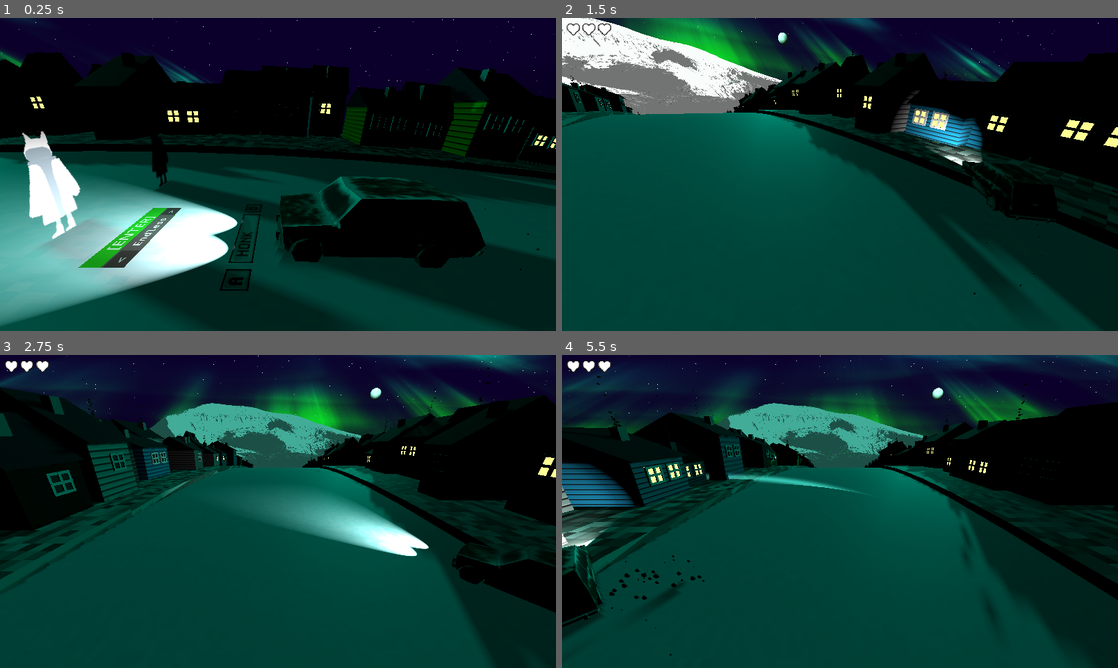
Above: before the commit, frames 1-4 (two rows, left to right).
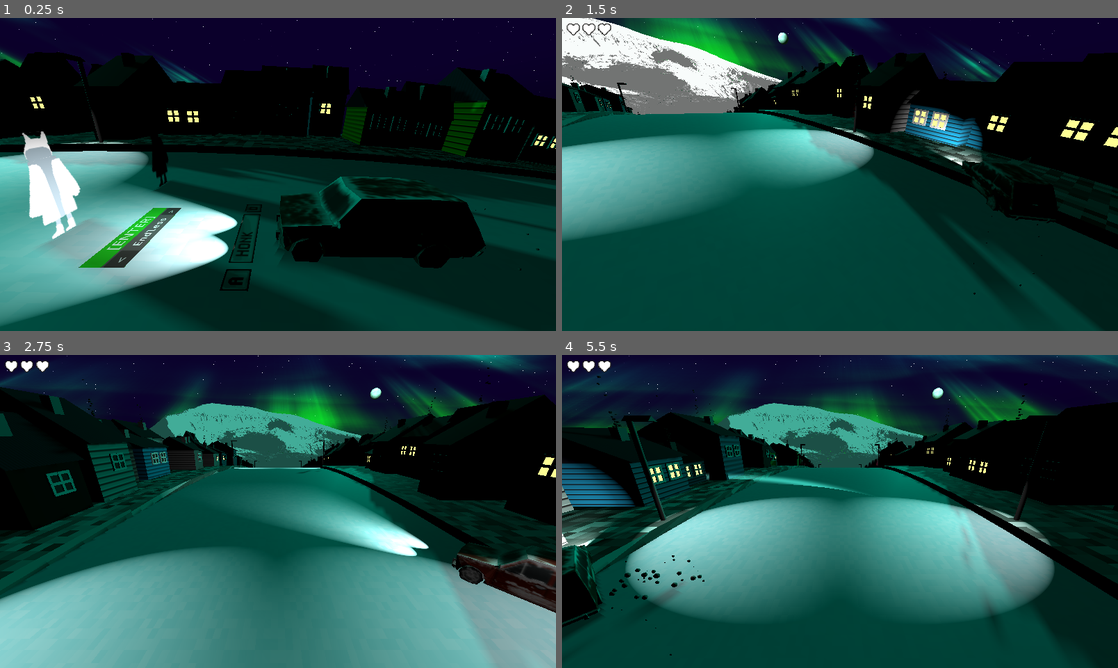
Above: after the commit, the same moments.

Repository: bjornarprytz/waves
Game: Godot game, scene res://main.tscn
The game is run twice, just before and just after one commit, with the same random seed, the same clock (stepped at 60 frames per second) and the same inputs.
Inputs (mouse positions are in pixels of both pictures, inside the frame that each line leads up to):
- Up to frame 1 (0.25 s): no input
- Up to frame 2 (1.5 s): tap Enter at 0.5 s; move the mouse to (962, 158) at 0.52 s; hold D (steer_right) 0.53-1.25 s; hold Space (honk) 0.53-1.25 s; click (962, 158) at 0.67 s; drag from (728, 190) to (812, 237) at 1.27 s
- Up to frame 3 (2.75 s): move the mouse to (333, 442) at 2.02 s; hold D (steer_right) from 2.03 s (still down); tap Keypad Enter at 2.1 s
- Up to frame 4 (5.5 s): release D (steer_right) at 2.75 s; drag from (812, 574) to (673, 464) at 2.77 s; move the mouse to (1006, 558) at 3.52 s; hold A (steer_left) 3.53-4.25 s; tap Enter at 3.6 s; drag from (673, 464) to (756, 433) at 4.27 s; move the mouse to (867, 511) at 5.02 s; hold A (steer_left) from 5.03 s (still down); hold Space (honk) from 5.03 s (still down); click (867, 511) at 5.17 s

The runs differ from the first frame. In frame 1, 3.9% of the frame differs, in the area x 0-100%, y 11-83%; in frame 2, 12%; in frame 3, 34%, in the area x 0-100%, y 27-100%; in frame 4, 23%.

Commit message:
new music, street lights

Diff:
--- a/src/car.tscn
+++ b/src/car.tscn
@@ -90,16 +90,16 @@
 
 [node name="HeadlightLeft" type="SpotLight3D" parent="."]
 transform = Transform3D(1, 0, 0, 0, 0.9990514, 0.043549627, 0, -0.043549627, 0.9990514, -0.23118055, 0.25909972, -0.9178937)
-light_energy = 7.239
+light_energy = 5.0
 spot_range = 20.0
-spot_attenuation = 2.33
+spot_attenuation = 2.0
 spot_angle = 25.0
 
 [node name="HeadlightRight" type="SpotLight3D" parent="."]
 transform = Transform3D(1, 0, 0, 0, 0.9990514, 0.043549627, 0, -0.043549627, 0.9990514, 0.20929575, 0.25909972, -0.9178937)
-light_energy = 7.239
+light_energy = 5.0
 spot_range = 20.0
-spot_attenuation = 2.33
+spot_attenuation = 2.0
 spot_angle = 25.0
 
 [node name="HitBox" type="Area3D" parent="."]
--- a/src/ground.gd
+++ b/src/ground.gd
@@ -13,6 +13,7 @@
 var building_spawner = preload("res://building.tscn")
 var tourist_spawner = preload("res://tourist.tscn")
 var taco_store_spawner = preload("res://taco_store.tscn")
+var street_light_spawner = preload("res://street_light.tscn")
 
 var left_building_range = Vector2(-6, -8)
 var right_building_range = Vector2(6, 8)
@@ -164,3 +165,20 @@
 			bldg_instance.basis = b
 
 			bldg_instance.add_features(is_left)
+
+			if (d % 10 == 0):
+				var street_light_instance = street_light_spawner.instantiate() as StreetLight
+				add_child(street_light_instance)
+
+				# Place on sidewalk instead of inside buildings
+				var sidewalk_y = sidewalk_offset if not is_left else -sidewalk_offset
+				street_light_instance.position = Vector3(x, sidewalk_y, z)
+
+				var inward_rotation = PI / 2 if not is_left else -PI / 2
+
+				# Rotate 90 degrees inward from building basis
+				var rotated_basis = b.rotated(outward, inward_rotation)
+				street_light_instance.basis = rotated_basis
+
+				if (d > 170 && d < 220):
+					street_light_instance.turn_on()
--- /dev/null
+++ b/src/horizon_activator.gd
@@ -0,0 +1,6 @@
+class_name HorizonActivator
+extends Area3D
+
+func _on_area_entered(area: Area3D) -> void:
+	if area.owner is StreetLight:
+		area.owner.turn_on()
--- /dev/null
+++ b/src/horizon_activator.tscn
@@ -0,0 +1,16 @@
+[gd_scene load_steps=3 format=3 uid="uid://oawuimxc2024"]
+
+[ext_resource type="Script" uid="uid://bw3uv5bmmpkw0" path="res://horizon_activator.gd" id="1_0g1yt"]
+
+[sub_resource type="BoxShape3D" id="BoxShape3D_yaehf"]
+size = Vector3(20.881836, 8.505859, 1)
+
+[node name="HorizonActivator" type="Area3D"]
+transform = Transform3D(1, 0, 0, 0, 0.8660254, 0.5, 0, -0.5, 0.8660254, 0, 0, 0)
+script = ExtResource("1_0g1yt")
+
+[node name="Shape" type="CollisionShape3D" parent="."]
+transform = Transform3D(1, 0, 0, 0, 1, 0, 0, 0, 1, 0, -0.5001507, -0.28876114)
+shape = SubResource("BoxShape3D_yaehf")
+
+[connection signal="area_entered" from="." to="." method="_on_area_entered"]
--- a/src/main.tscn
+++ b/src/main.tscn
@@ -7,7 +7,7 @@
 [ext_resource type="PackedScene" uid="uid://oyfamr18wj3p" path="res://aurora.tscn" id="5_aurora"]
 [ext_resource type="PackedScene" uid="uid://dljkuhk64w3qg" path="res://stats_ui.tscn" id="6_efxa6"]
 [ext_resource type="PackedScene" uid="uid://7wf22o12pssd" path="res://mountain.tscn" id="7_272bh"]
-[ext_resource type="AudioStream" uid="uid://dntxq22lnlcgt" path="res://assets/sound/bossfightfeeling - 02.04.2023, 12.26.wav" id="8_5vw27"]
+[ext_resource type="AudioStream" uid="uid://bbrf2nro7rnmw" path="res://assets/sound/tourist.wave.wav" id="8_074og"]
 [ext_resource type="Shader" uid="uid://b7mfuslajspmy" path="res://moon.gdshader" id="8_kek77"]
 [ext_resource type="PackedScene" uid="uid://duqsj6w7ve83k" path="res://tourist_grinder.tscn" id="9_kek77"]
 [ext_resource type="PackedScene" uid="uid://b15ev0eotrj5" path="res://tourist_activator.tscn" id="10_4c57u"]
@@ -17,6 +17,7 @@
 [ext_resource type="Script" uid="uid://db20tkgjyebfu" path="res://tutorial_key.gd" id="14_2cqfq"]
 [ext_resource type="Texture2D" uid="uid://bxj4hhwt2blnj" path="res://assets/img/key-SPACE.png" id="14_vivmo"]
 [ext_resource type="Texture2D" uid="uid://bdherahvf8a4r" path="res://assets/img/key-D.png" id="14_w48qg"]
+[ext_resource type="PackedScene" uid="uid://oawuimxc2024" path="res://horizon_activator.tscn" id="18_074og"]
 
 [sub_resource type="ShaderMaterial" id="ShaderMaterial_sky"]
 shader = ExtResource("4_sky")
@@ -164,7 +165,7 @@
 
 [node name="Music" type="AudioStreamPlayer" parent="."]
 unique_name_in_owner = true
-stream = ExtResource("8_5vw27")
+stream = ExtResource("8_074og")
 
 [node name="Light" type="DirectionalLight3D" parent="."]
 transform = Transform3D(-0.9251237, -0.09317341, 0.36805564, -4.132022e-08, 0.9694197, 0.24540883, -0.37966594, 0.22703351, -0.89683306, 238.6495, 106.64763, -565.4971)
@@ -213,3 +214,6 @@
 mesh = SubResource("QuadMesh_vivmo")
 surface_material_override/0 = SubResource("StandardMaterial3D_vivmo")
 script = ExtResource("14_2cqfq")
+
+[node name="HorizonActivator" parent="." instance=ExtResource("18_074og")]
+transform = Transform3D(1, 0, 0, 0, 0.8660254, 0.5, 0, -0.5, 0.8660254, 0, -3.8082862, -42.69336)
--- /dev/null
+++ b/src/street_light.gd
@@ -0,0 +1,35 @@
+class_name StreetLight
+extends Node3D
+
+var active := false
+var flickering := false
+@onready var light: SpotLight3D = %Light
+
+func turn_off():
+	light.hide()
+	active = false
+
+func turn_on():
+	light.show()
+	active = true
+
+
+var proc_check := 0.0
+var proc_interval := 0.1
+
+func _process(_delta: float) -> void:
+	proc_check += _delta
+	if proc_check >= proc_interval:
+		proc_check = 0.0
+		if (active && not flickering && randf() < 0.01):
+			flicker()
+
+func flicker():
+	flickering = true
+	var flicker_tween = create_tween().set_ease(Tween.EASE_IN_OUT)
+	flicker_tween.tween_property(light, "light_energy", 0.0, 0.1)
+	flicker_tween.tween_property(light, "light_energy", 1.0, 0.1)
+	flicker_tween.set_loops(randi() % 5 + 2)
+
+	await flicker_tween.finished
+	flickering = false
--- /dev/null
+++ b/src/street_light.tscn
@@ -0,0 +1,38 @@
+[gd_scene load_steps=5 format=3 uid="uid://c01jxtvblom5s"]
+
+[ext_resource type="Script" uid="uid://bc1e1gpxc7r0p" path="res://street_light.gd" id="1_1gtoh"]
+
+[sub_resource type="CylinderMesh" id="CylinderMesh_hmgps"]
+top_radius = 0.05
+bottom_radius = 0.05
+height = 4.513
+
+[sub_resource type="PrismMesh" id="PrismMesh_hmgps"]
+size = Vector3(0.2, 0.1, 0.5)
+
+[sub_resource type="BoxShape3D" id="BoxShape3D_1gtoh"]
+size = Vector3(0.29296875, 1.1494141, 0.4658203)
+
+[node name="StreetLight" type="Node3D"]
+script = ExtResource("1_1gtoh")
+
+[node name="Pole" type="MeshInstance3D" parent="."]
+mesh = SubResource("CylinderMesh_hmgps")
+
+[node name="Pole2" type="MeshInstance3D" parent="."]
+transform = Transform3D(1, 0, 0, 0, 1, 0, 0, 0, 1, 0, 2.29071, 0.18881917)
+mesh = SubResource("PrismMesh_hmgps")
+
+[node name="Light" type="SpotLight3D" parent="."]
+unique_name_in_owner = true
+transform = Transform3D(1, 0, 0, 0, -0.5, 0.8660253, 0, -0.8660253, -0.5, 0, 2.2414486, 0.24963295)
+visible = false
+spot_angle = 40.0
+spot_angle_attenuation = 0.17075515
+
+[node name="HitBox" type="Area3D" parent="."]
+monitoring = false
+
+[node name="Shape" type="CollisionShape3D" parent="HitBox"]
+transform = Transform3D(1, 0, 0, 0, 1, 0, 0, 0, 1, 0, 0.23590088, 0)
+shape = SubResource("BoxShape3D_1gtoh")
--- a/src/tourist.gd
+++ b/src/tourist.gd
@@ -15,102 +15,102 @@
 var stumble_target_x: float = randf_range(.5, 5.5)
 
 func tint(color: Color) -> void:
-    for texture in [head, body] as Array[MeshInstance3D]:
-        var mat = texture.mesh.surface_get_material(0).duplicate() as StandardMaterial3D
-        mat.albedo_color = color
-        texture.set_surface_override_material(0, mat)
+	for texture in [head, body] as Array[MeshInstance3D]:
+		var mat = texture.mesh.surface_get_material(0).duplicate() as StandardMaterial3D
+		mat.albedo_color = color
+		texture.set_surface_override_material(0, mat)
 
 func start_stumbling(delay: float = 0.0) -> void:
-    if is_left_side:
-        stumble_target_x = - stumble_target_x
+	if is_left_side:
+		stumble_target_x = - stumble_target_x
 
-    if (delay > 0.0):
-        await get_tree().create_timer(delay).timeout
+	if (delay > 0.0):
+		await get_tree().create_timer(delay).timeout
 
-    var stumble_duration = randf_range(1.0, 2.0)
-    await walk(stumble_target_x, stumble_duration)
+	var stumble_duration = randf_range(1.0, 2.0)
+	await walk(stumble_target_x, stumble_duration)
 
 func walk(x: float, duration: float):
-    if (walk_tween):
-        walk_tween.kill()
+	if (walk_tween):
+		walk_tween.kill()
 
-    walk_tween = create_tween().set_ease(Tween.EASE_IN_OUT)
-    walk_tween.set_parallel()
-    walk_tween.tween_property(handle, "position:x", x, duration)
-    walk_tween.tween_method(steps, 0.0, x, duration)
+	walk_tween = create_tween().set_ease(Tween.EASE_IN_OUT)
+	walk_tween.set_parallel()
+	walk_tween.tween_property(handle, "position:x", x, duration)
+	walk_tween.tween_method(steps, 0.0, x, duration)
 
-    await walk_tween.finished
+	await walk_tween.finished
 
 func jump_away(car: Car) -> void:
-    if (walk_tween):
-        walk_tween.kill()
-        print("Aborted walk tween for jump_away")
+	if (walk_tween):
+		walk_tween.kill()
+		print("Aborted walk tween for jump_away")
 
-    hit_box.monitorable = false
-    sweat.visible = true
+	hit_box.set_deferred("monitorable", false)
+	sweat.visible = true
 
-    var jump_height = .69
-    var jump_duration = 0.469
-    var original_y = handle.position.y
+	var jump_height = .69
+	var jump_duration = 0.469
+	var original_y = handle.position.y
 
-    # Determine which direction to jump to avoid the car (same logic as flee)
-    var my_x = handle.global_position.x
-    var car_x = car.global_position.x
-    var jump_distance = 1.69
-    # Jump away from car: if I'm on the right side of car, jump right (positive)
-    if (my_x > car_x):
-        jump_distance = - jump_distance
-    var target_x = handle.position.x + jump_distance
+	# Determine which direction to jump to avoid the car (same logic as flee)
+	var my_x = handle.global_position.x
+	var car_x = car.global_position.x
+	var jump_distance = 1.69
+	# Jump away from car: if I'm on the right side of car, jump right (positive)
+	if (my_x > car_x):
+		jump_distance = - jump_distance
+	var target_x = handle.position.x + jump_distance
 
-    # Rotate in the direction of the jump (like a goalkeeper dive)
+	# Rotate in the direction of the jump (like a goalkeeper dive)
 
-    var jump_tween = create_tween().set_ease(Tween.EASE_OUT)
-    jump_tween.set_parallel()
-    jump_tween.tween_method(steps, handle.position.y, jump_height, jump_duration / 2)
-    jump_tween.tween_property(handle, "position:y", jump_height, jump_duration / 2)
-    jump_tween.tween_property(handle, "position:x", target_x, jump_duration / 2)
+	var jump_tween = create_tween().set_ease(Tween.EASE_OUT)
+	jump_tween.set_parallel()
+	jump_tween.tween_method(steps, handle.position.y, jump_height, jump_duration / 2)
+	jump_tween.tween_property(handle, "position:y", jump_height, jump_duration / 2)
+	jump_tween.tween_property(handle, "position:x", target_x, jump_duration / 2)
 
-    await jump_tween.finished
+	await jump_tween.finished
 
-    var fall_tween = create_tween().set_ease(Tween.EASE_IN)
-    fall_tween.set_parallel()
-    fall_tween.tween_method(steps, handle.position.y, original_y, jump_duration / 2)
-    fall_tween.tween_property(handle, "position:y", original_y, jump_duration / 2)
-    fall_tween.tween_property(handle, "position:x", target_x, jump_duration / 2)
-    fall_tween.tween_property(handle, "rotation:z", 0.0, jump_duration / 2)
+	var fall_tween = create_tween().set_ease(Tween.EASE_IN)
+	fall_tween.set_parallel()
+	fall_tween.tween_method(steps, handle.position.y, original_y, jump_duration / 2)
+	fall_tween.tween_property(handle, "position:y", original_y, jump_duration / 2)
+	fall_tween.tween_property(handle, "position:x", target_x, jump_duration / 2)
+	fall_tween.tween_property(handle, "rotation:z", 0.0, jump_duration / 2)
 
-    await fall_tween.finished
+	await fall_tween.finished
 
-    # Run away and queue free
-    await flee(car, 10.69)
-    queue_free()
+	# Run away and queue free
+	await flee(car, 10.69)
+	queue_free()
 
 func flee(car: Car, fear_factor: float = 0.69) -> void:
-    if (walk_tween):
-        walk_tween.kill()
-        print("Aborted walk tween for flee")
+	if (walk_tween):
+		walk_tween.kill()
+		print("Aborted walk tween for flee")
 
 
-    sweat.visible = true
+	sweat.visible = true
 
-    var my_x = handle.global_position.x
-    var target_x = car.global_position.x
+	var my_x = handle.global_position.x
+	var target_x = car.global_position.x
 
-    if (my_x > target_x):
-        fear_factor = - fear_factor
+	if (my_x > target_x):
+		fear_factor = - fear_factor
 
-    var flee_duration = randf_range(.2, .5)
-    walk_tween = create_tween()
-    walk_tween.set_parallel()
-    walk_tween.tween_property(handle, "position:x", fear_factor, flee_duration).as_relative()
-    walk_tween.tween_method(steps, handle.position.y, 0.0, flee_duration)
+	var flee_duration = randf_range(.2, .5)
+	walk_tween = create_tween()
+	walk_tween.set_parallel()
+	walk_tween.tween_property(handle, "position:x", fear_factor, flee_duration).as_relative()
+	walk_tween.tween_method(steps, handle.position.y, 0.0, flee_duration)
 
-    if (walk_tween):
-        await walk_tween.finished
+	if (walk_tween):
+		await walk_tween.finished
 
-    sweat.visible = false
+	sweat.visible = false
 
 
 func steps(x: float):
-    var v = pingpong(x * .69, .2)
-    handle.position.y = v
+	var v = pingpong(x * .69, .2)
+	handle.position.y = v
--- a/src/tourist_grinder.gd
+++ b/src/tourist_grinder.gd
@@ -6,3 +6,5 @@
 	if area.owner is Tourist:
 		Events.tourist_avoided.emit(area.owner)
 		area.owner.queue_free()
+	if area.owner is StreetLight:
+		area.owner.turn_off()
Not shown, added: src/assets/sound/tourist.wave.wav.import
Not shown, added: src/horizon_activator.gd.uid
Not shown: 1 places in src/main.tscn that only renumber resources
Not shown, added: src/street_light.gd.uid
Not shown, added: src/assets/sound/tourist.wave.wav
